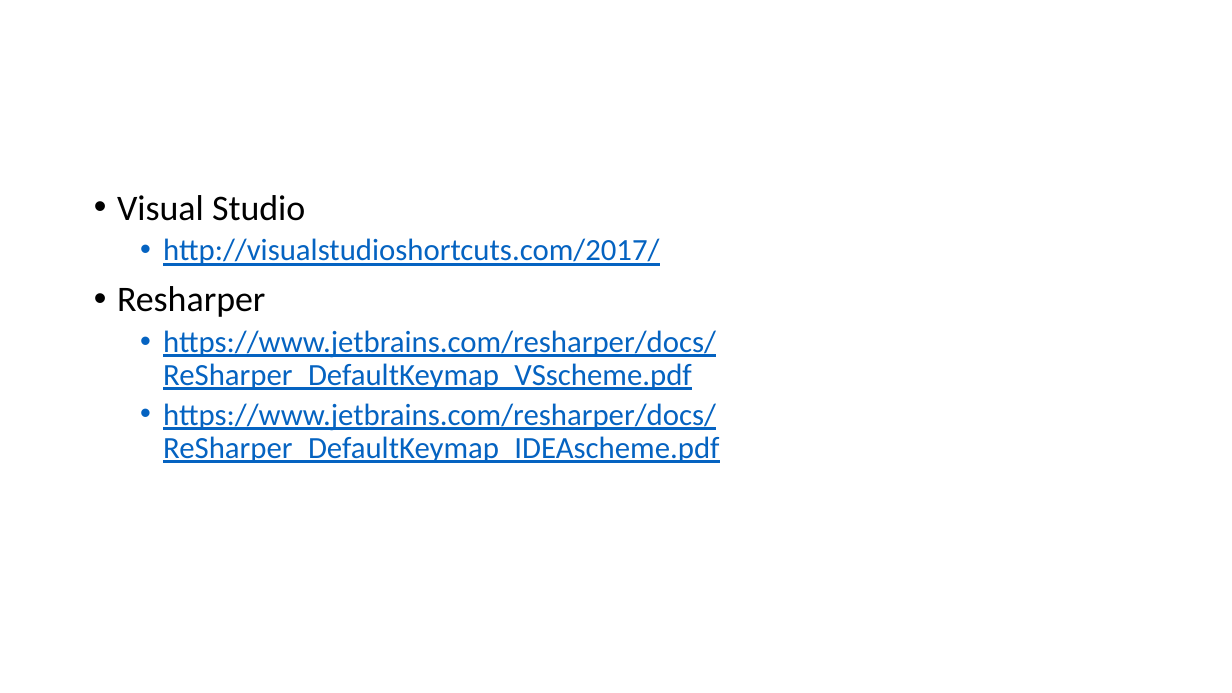
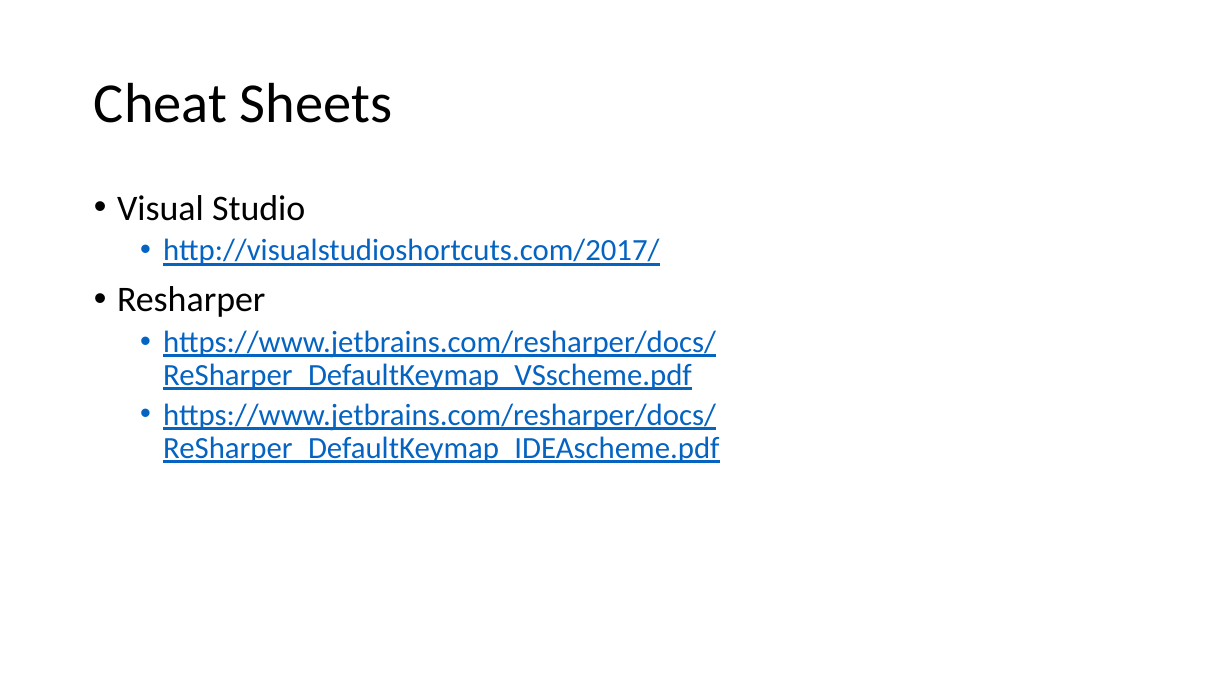
Before and after one commit to TiclosOlimpia/RefactoringExercise, a slide deck: slide 2 of Training/Refactoring.pptx (slide 3 before the commit). Drawn at 1232x693 pixels with LibreOffice and Linux fonts; fonts in the diff are those of the drawing. Boxes give left, top, right and bottom in pixels: in the first picture for what was removed or moved away, otherwise in the second. Text is boxed around its words. In the diff, an @@ line names an element or a change of style, - is before the commit and + after.

```diff
--- a/Training/Refactoring.pptx
+++ b/Training/Refactoring.pptx
@@ title added at (94,82,392,123), 44 pt, text #000000 @@
+Cheat Sheets
```
Also in this commit, not shown: 3 slides added, 1 slide removed.
